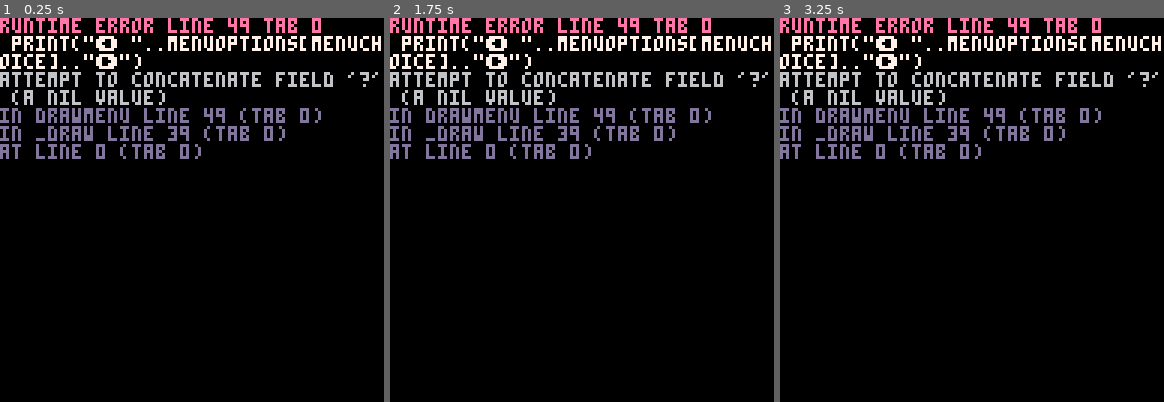
Above: before the commit, frames 1-3 (left to right).
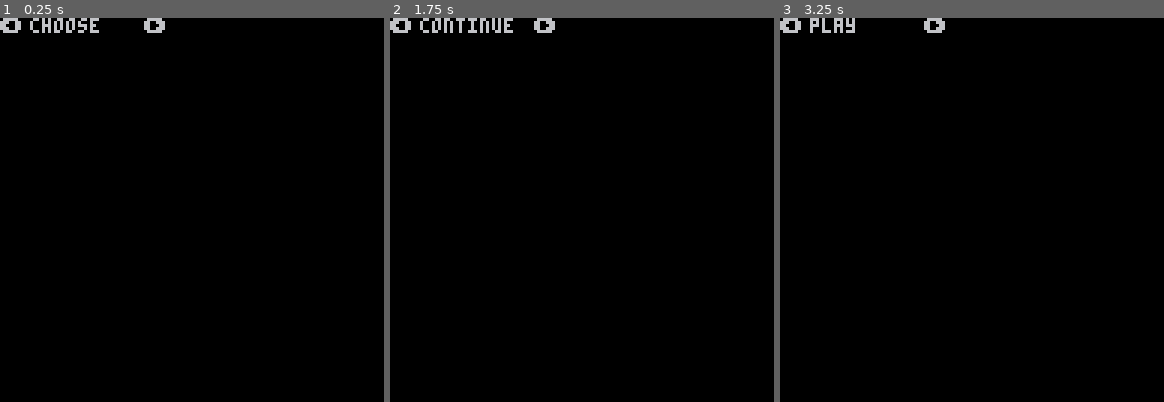
Above: after the commit, the same moments.

Repository: thoughtlesslabs/bitclouthero
Game: PICO-8 cartridge bitclout.p8
Same seed, same stepped clock (60 frames per second), same inputs: the game is played once before the commit and once after it.
Inputs:
- Up to frame 1 (0.25 s): no input
- Up to frame 2 (1.75 s): hold Right from 1.6 s (still down)
- Up to frame 3 (3.25 s): release Right at 2.1 s; hold Right 2.47-3.03 s; hold Left from 3.08 s (still down)

The runs differ from the first frame. In frame 1, 9.0% of the frame differs, in the area x 0-100%, y 0-37%; in frame 2, 9.0%; in frame 3, 8.9%.
Error before the commit: runtime error line 49 tab 0; print("� "..menuoptions[menuchoice].."�"); attempt to concatenate field '?' (a nil value)

Commit message:
Menu options working

Diff:
--- a/bitclout.p8
+++ b/bitclout.p8
@@ -6,6 +6,7 @@
 
 function _init()
 	menu = true
+	menuchoice = 1
 end
 
 
@@ -29,10 +30,10 @@
 	menuoptions = {"choose","play","continue"}
 	if btnp(0) then
 		menuchoice = 2
-	end
-	if btnp(1) then
+	elseif btnp(1) then
 		menuchoice = 3
 	end
+	return menuchoice
 end
 -->8
 -- draw game
@@ -43,14 +44,21 @@
 	elseif game then
 		drawgame()
 	elseif gameover then
-		updategameover()
+		drawgameover()
 	end
 end
 
 function drawmenu()
 	cls()
-	print("⬅️ "..menuoptions[menuchoice].."➡️")
+	print("⬅️          ➡️")
+	print(menuoptions[menuchoice],10,0)
 end
+-->8
+-- to do list
+
+-- 1. add in menu
+-- 2. add in gameplay
+-- 3. highscore
 __gfx__
 00000000000000000000000000000000000000000000000000000000000000000000000000000000000000000000000000000000000000000000000000000000
 00000000000000000000000000000000000000000000000000000000000000000000000000000000000000000000000000000000000000000000000000000000
